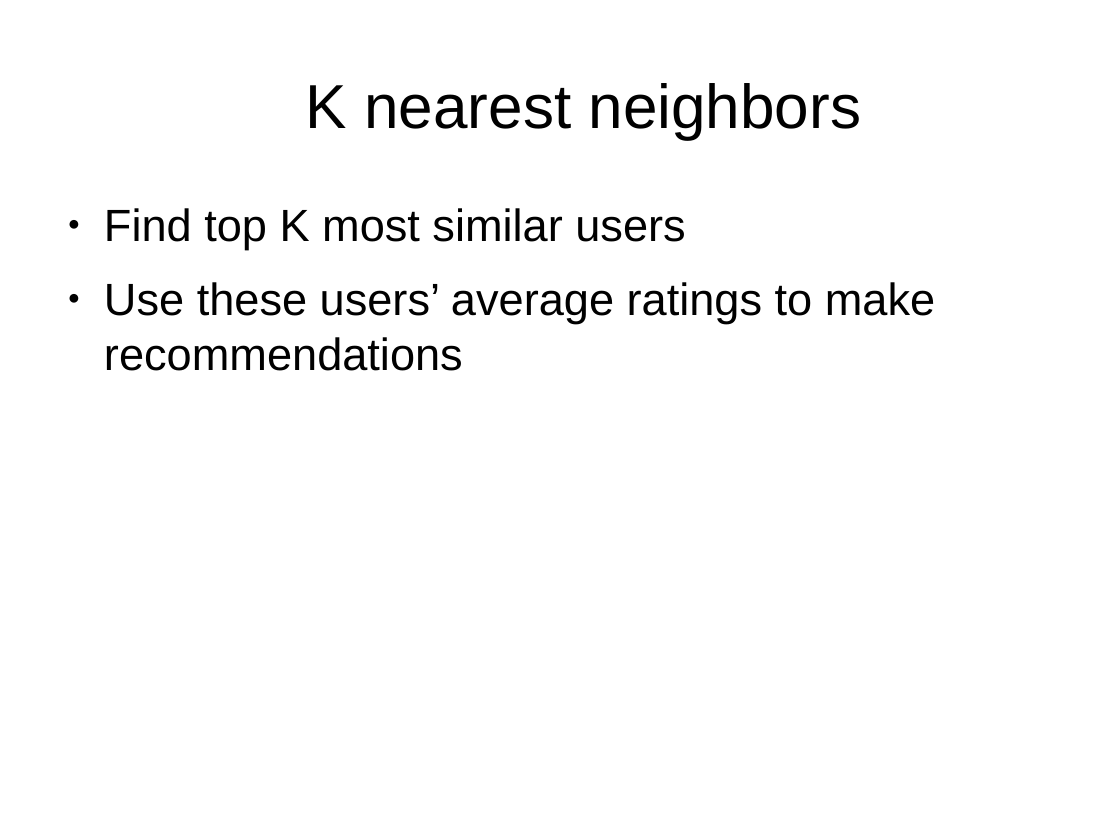
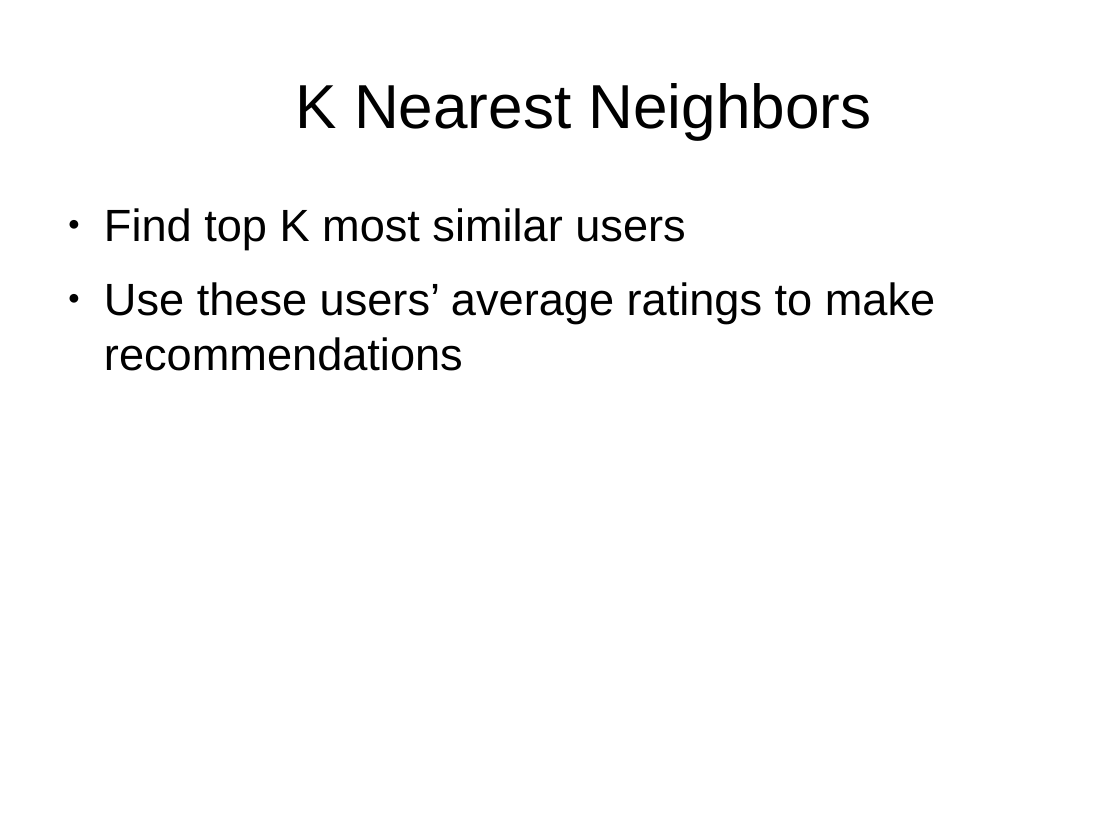
Before and after one commit to DriesSmit/Recommendation-System, a slide deck: slide 8 of Presentation.odp. Drawn at 1120x840 pixels with LibreOffice and Linux fonts; fonts in the diff are those of the drawing. Boxes give left, top, right and bottom in pixels: in the first picture for what was removed or moved away, otherwise in the second. Text is boxed around its words. In the diff, an @@ line names an element or a change of style, - is before the commit and + after.

Commit message:
Checked spelling of presentation.

```diff
--- a/Presentation.odp
+++ b/Presentation.odp
@@ title at (x1=296, y1=83, x2=872, y2=139): text changed @@
-  K nearest neighbors
+  K Nearest Neighbors
```
Also in this commit, not shown: 16 other slides changed, 2 slides removed.
